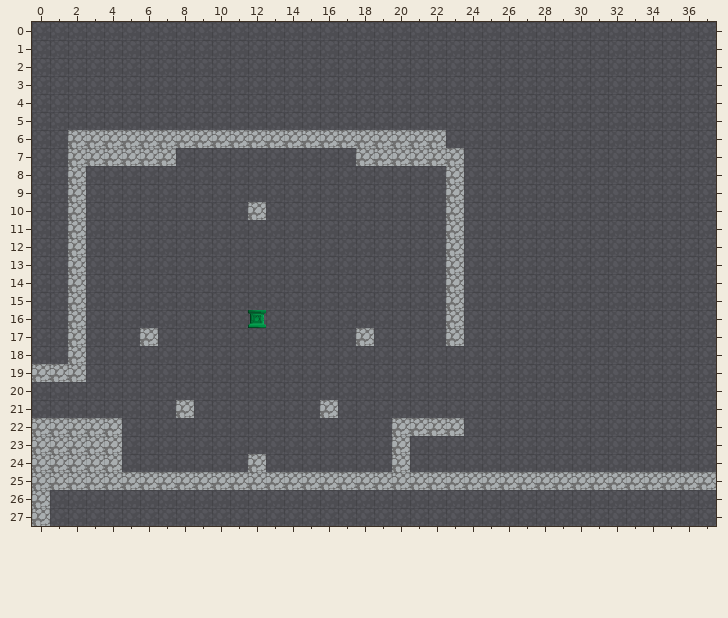
Tiled map: TiledMaps/room6-0.tmx. Above, as it was before the edit.
Cells are 32x32 px. Shown: x 0..37, y 0..27.
After:
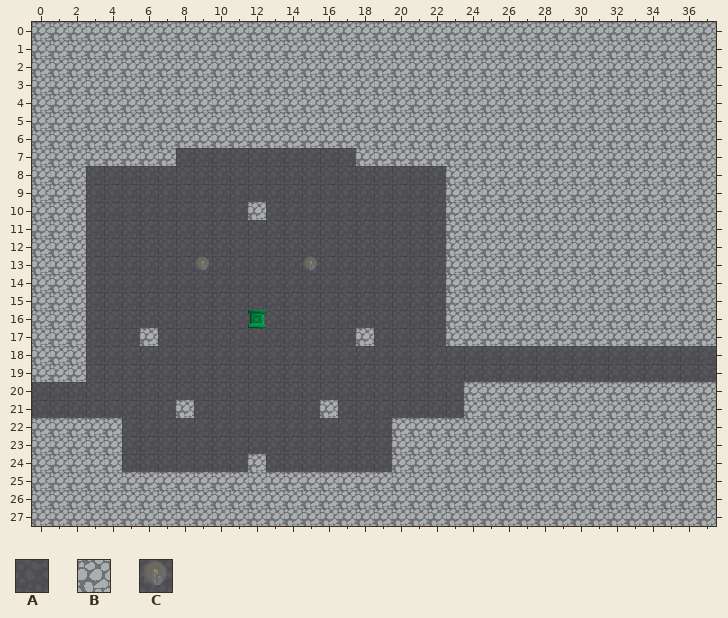
Key: from "tilemap": A 8, B 10, C 39.
_ is an empty cell, . an unchanged one.
See-through tiles are keyed as they look on the map.
Changes in this commit:
--- layer "tilemap"
@@ x 9..15 @@
-13 A.....A
+13 C.....C
--- layer "foreground"
@@ x 0..37 @@
- 0 ______________________________________
- 1 ______________________________________
- 2 ______________________________________
- 3 ______________________________________
- 4 ______________________________________
- 5 ______________________________________
- 6 __....................._______________
- 7 __......................______________
- 8 __......................______________
- 9 __......................______________
-10 __......................______________
-11 __......................______________
-12 __......................______________
-13 __......................______________
-14 __......................______________
-15 __......................______________
-16 __......................______________
-17 __......................______________
-18 __....................................
+ 0 BBBBBBBBBBBBBBBBBBBBBBBBBBBBBBBBBBBBBB
+ 1 BBBBBBBBBBBBBBBBBBBBBBBBBBBBBBBBBBBBBB
+ 2 BBBBBBBBBBBBBBBBBBBBBBBBBBBBBBBBBBBBBB
+ 3 BBBBBBBBBBBBBBBBBBBBBBBBBBBBBBBBBBBBBB
+ 4 BBBBBBBBBBBBBBBBBBBBBBBBBBBBBBBBBBBBBB
+ 5 BBBBBBBBBBBBBBBBBBBBBBBBBBBBBBBBBBBBBB
+ 6 BB.....................BBBBBBBBBBBBBBB
+ 7 BB......................BBBBBBBBBBBBBB
+ 8 BB......................BBBBBBBBBBBBBB
+ 9 BB......................BBBBBBBBBBBBBB
+10 BB......................BBBBBBBBBBBBBB
+11 BB......................BBBBBBBBBBBBBB
+12 BB......................BBBBBBBBBBBBBB
+13 BB......................BBBBBBBBBBBBBB
+14 BB......................BBBBBBBBBBBBBB
+15 BB......................BBBBBBBBBBBBBB
+16 BB......................BBBBBBBBBBBBBB
+17 BB......................BBBBBBBBBBBBBB
+18 BB....................................
@@ x 21..37 @@
-20 ...______________
-21 ...______________
-22 ...______________
-23 _________________
-24 _________________
+20 ...BBBBBBBBBBBBBB
+21 ...BBBBBBBBBBBBBB
+22 ...BBBBBBBBBBBBBB
+23 BBBBBBBBBBBBBBBBB
+24 BBBBBBBBBBBBBBBBB
@@ x 1..37 @@
-26 _____________________________________
-27 _____________________________________
+26 BBBBBBBBBBBBBBBBBBBBBBBBBBBBBBBBBBBBB
+27 BBBBBBBBBBBBBBBBBBBBBBBBBBBBBBBBBBBBB
Pixel boxes of the changes (left, top, right, bottom) in both pictures:
changed: (32, 22, 716, 364)
added: (410, 382, 716, 472)
added: (50, 490, 716, 526)
